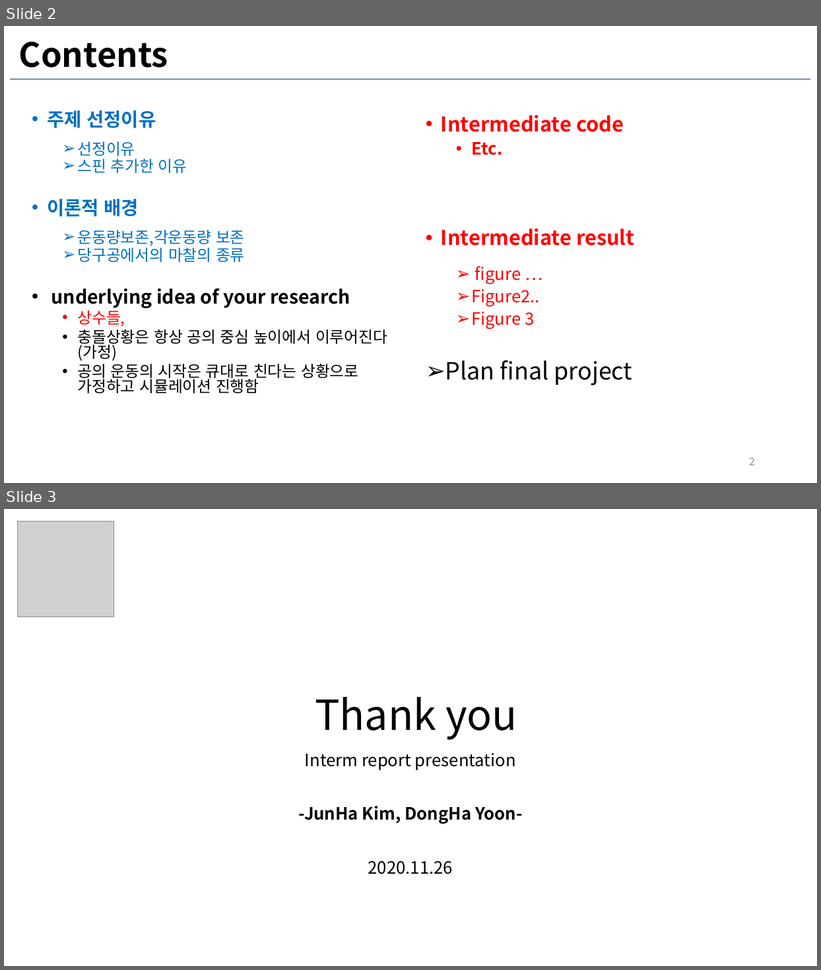
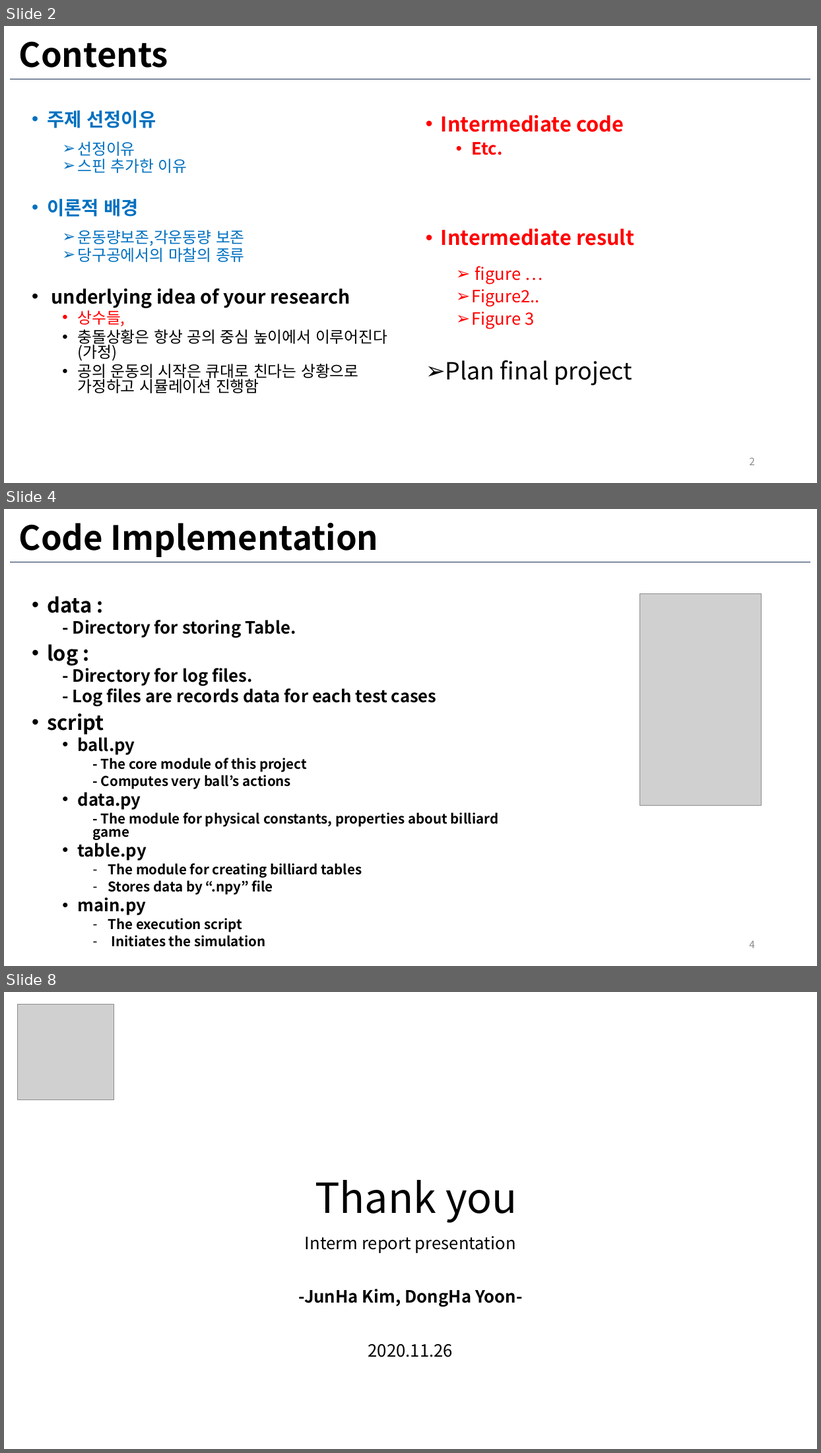
Before and after one commit to dongha-yoon/billiard_physics_simulation, a slide deck: 중간발표.pptx. Shown one above the other, each under a label of ours: slides 2 and 3 before the commit, slides 2, 4 and 8 after it; the slides between them are not shown. The pictures are 821x970 and 821x1453 pixels, drawn with LibreOffice and Linux fonts; fonts in the diff are those of the drawing; grey boxes stand for pictures; background and template pictures are left out. Boxes give left, top, right and bottom in pixels: in the first picture for what was removed or moved away, otherwise in the second. Text is boxed around its words. In the diff, an @@ line names an element or a change of style, - is before the commit and + after.

```diff
--- a/중간발표.pptx
+++ b/중간발표.pptx
@@ slide 4 added at (4,509,817,966), background #FFFFFF; not listed: 1 template element that a slide beside it also shows @@
@@ title added at (19,522,379,557), 39.6 pt, text #000000, bold @@
+Code Implementation
@@ text added at (47,596,499,947), 16 pt, text #000000, bold @@
+• data :
+  - Directory for storing Table.
+• log :
+  - Directory for log files.
+  - Log files are records data for each test cases
+• script
+  • ball.py
+    - The core module of this project
+    - Computes very ball’s actions
+  • data.py
+    - The module for physical constants, properties about billiard game
+  • table.py
+    – The module for creating billiard tables
+    – Stores data by “.npy” file
+  • main.py
+    – The execution script
+    – Initiates the simulation
@@ picture added at (640,593,761,805) @@
@@ page number added at (749,941,755,949), 12 pt, text #8C8C8C @@
+4
@@ what was slide 3 is now slide 8 @@
```
Also in this commit, not shown: 4 other slides added, 28 other files.
